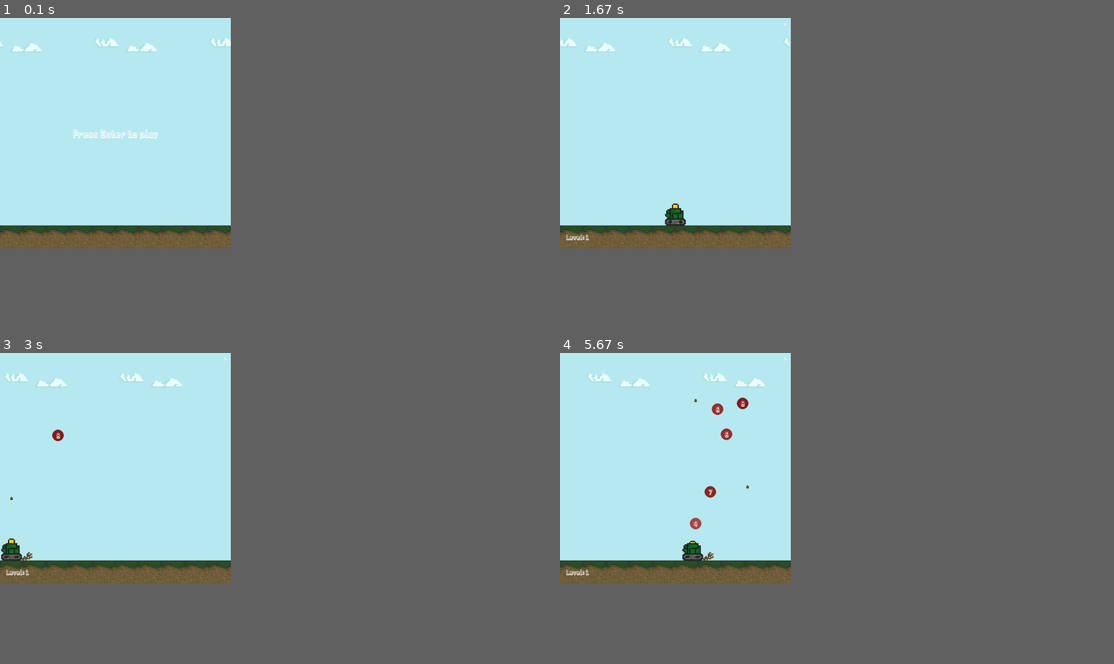
Above: before the commit, frames 1-4 (two rows, left to right).
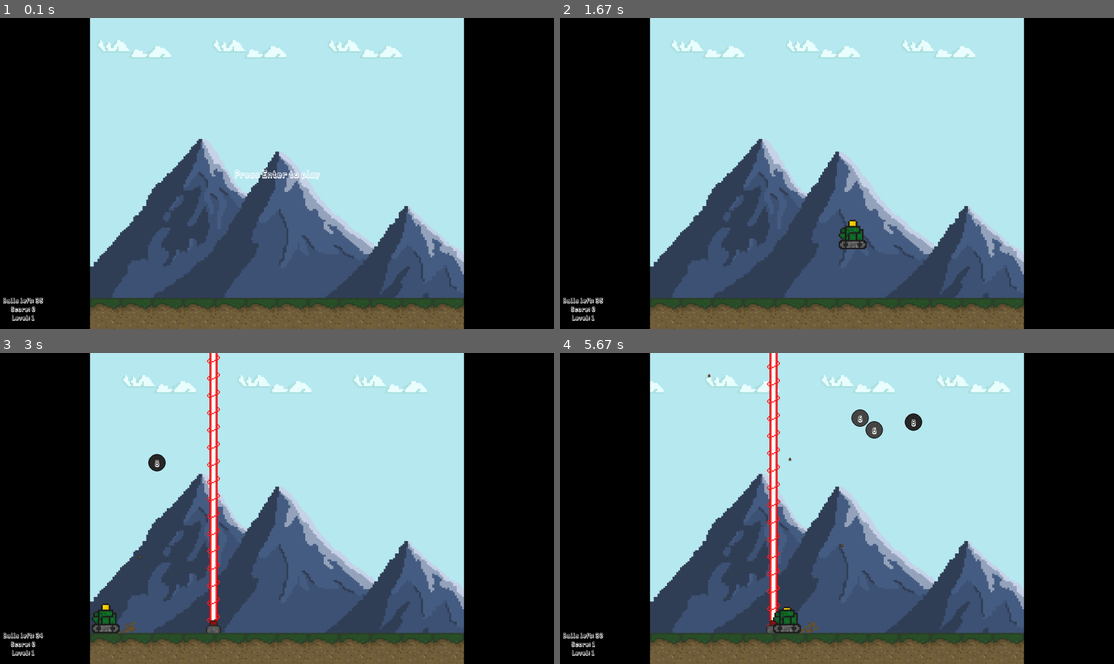
Above: after the commit, the same moments.

Repository: Dominik0409/Tank-game-using-pygame
Game: pygame game, started from tank.py
Same seed, same stepped clock (60 frames per second), same inputs: the game is played once before the commit and once after it.
Inputs:
- Up to frame 1 (0.1 s): no input
- Up to frame 2 (1.67 s): tap Enter at 0.33 s
- Up to frame 3 (3 s): hold Left 1.67-2.2 s; hold M 2.23-2.63 s; hold Left 2.23-2.63 s; hold Left from 2.67 s (still down); tap Space at 2.73 s
- Up to frame 4 (5.67 s): tap Space at 3.03, 3.17, 3.47, 3.83, 4.13, 4.33, 4.63, 4.83, 5.13, 5.33, 5.63 s; release Left at 3.07 s; hold Right 3.1-3.73 s; hold Left 3.77-4.23 s; hold Right 4.27-4.73 s; hold Right 4.77-5.23 s; hold Left from 5.27 s (still down)
In our replay, the window is 375x375 before the commit and 900x506 after it. These sizes can differ from the game's own. Grey fills any space a smaller window leaves; there, only what the larger window draws over its background counts as a difference.

The runs differ from the first frame. In frame 1, 61% of the frame differs, in the area x 0-100%, y 0-100%; in frame 2, 61%; in frame 3, 62%; in frame 4, 63%.

Commit message:
05.09.21.01

Diff:
--- a/tank.py
+++ b/tank.py
@@ -1,5 +1,21 @@
 import pygame
 import random
+class Destruction():
+    def __init__(self,game):
+        self.game = game
+        self.sheet = pygame.image.load('resources/destroy.png').convert_alpha()
+        self.explosions = []
+    def explosion_spawn(self,x,y):
+        self.explosions.append([1,x,y])
+    def draw(self):
+        i = 0
+        while i < len(self.explosions):
+            if self.explosions[i][0] < 15:
+                self.game.display.blit(self.sheet,(self.explosions[i][1]-45,self.explosions[i][2]-45),(0,self.explosions[i][0]*150,150,150))
+                self.explosions[i][0] += 1
+            else: self.explosions.pop(i)
+            i += 1
+
 class Shield_bonus():
     def __init__(self,game):
         self.game = game
@@ -14,14 +30,14 @@
     def update(self):
         for i in range(len(self.bonus_shield)):
             self.bonus_shield[i][2] += 1/60
-            if self.bonus_shield[i][0].bottom < 700:
+            if self.bonus_shield[i][0].bottom < self.game.H-108:
                 self.bonus_shield[i][0].y += (self.bonus_shield[i][1] + 9.8*self.bonus_shield[i][2])
             else:
-                self.bonus_shield[i][0].bottom = 700
+                self.bonus_shield[i][0].bottom = self.game.H-108
 
 
     def spawn(self,x,y):
-        self.bonus_shield.append([pygame.Rect(x,y,20,20),5,0])
+        self.bonus_shield.append([pygame.Rect(x,y,40,40),5,0])
 
 class Mine_bonus():
     def __init__(self,game):
@@ -37,14 +53,14 @@
     def update(self):
         for i in range(len(self.bonus_mine)):
             self.bonus_mine[i][2] += 1/60
-            if self.bonus_mine[i][0].bottom < 700:
+            if self.bonus_mine[i][0].bottom < self.game.H-108:
                 self.bonus_mine[i][0].y += (self.bonus_mine[i][1] + 9.8*self.bonus_mine[i][2])
             else:
-                self.bonus_mine[i][0].bottom = 700
+                self.bonus_mine[i][0].bottom = self.game.H-108
 
 
     def spawn(self,x,y):
-        self.bonus_mine.append([pygame.Rect(x,y,20,20),5,0])
+        self.bonus_mine.append([pygame.Rect(x,y,40,40),5,0])
 
 
 class Laser():
@@ -52,14 +68,21 @@
         self.game = game
         self.laser_png = pygame.image.load("resources/mine.png").convert_alpha()
         self.laser_png = pygame.transform.scale(self.laser_png,(60,60))
+        self.laser_beam = pygame.image.load("resources/laser.png").convert_alpha()
+        self.laser_beam = pygame.transform.scale(self.laser_beam,(60,900))
         self.laser = []
         self.cooldown = 0
+        self.frame = 0
 
     def draw(self):
         self.update()
         for i in self.laser:
-            pygame.draw.rect(self.game.display,'red',i[2])
+            for j in range(17):
+                if self.frame < 15:
+                    self.game.display.blit(self.laser_beam,(i[0].x,i[0].y-j*60),(0,0+self.frame*60,60,60))
             self.game.display.blit(self.laser_png,(i[0].x,i[0].y))
+        self.frame += 1
+        if self.frame == 15: self.frame = 0
 
     def update(self):
         self.spawn(self.game.can.tank.x,self.game.can.tank.y)
@@ -75,7 +98,7 @@
         if self.game.m == True and self.game.mines_left > 0 and self.cooldown == 0:
             self.cooldown = 60
             self.game.mines_left -= 1
-            self.laser.append([pygame.Rect(x,y,60,60),5,pygame.Rect(x+20,y-780,20,800)])
+            self.laser.append([pygame.Rect(x,y+48,60,60),5,pygame.Rect(x+20,0,20,self.game.H)])
 
 class Ball():
     def __init__(self,game):
@@ -88,16 +111,17 @@
     def draw(self):
         self.update()
         for i in self.ball:
-            r = i[4]*10
-            g = i[4]*10
-            b = i[4]*10
-            pygame.draw.circle(self.game.display,(210-r,110-g,110-b),(i[0].centerx,i[0].centery),20)
-            self.game.drawtext(20,self.game.font,str(i[4]),'white',i[0].centerx,i[0].centery)
+            r = i[4]*15
+            g = i[4]*15
+            b = i[4]*15
+            pygame.draw.circle(self.game.display,'black',(i[0].centerx,i[0].centery),30)
+            pygame.draw.circle(self.game.display,(160-r,160-g,160-b),(i[0].centerx,i[0].centery),28)
+            self.game.drawtext(25,self.game.font,str(i[4]),'white',i[0].centerx,i[0].centery)
     def update(self):
         for i in range(len(self.ball)):
-            if self.ball[i][0].right > 800: self.ball[i][2] *= -1
-            if self.ball[i][0].left < 0: self.ball[i][2] *= -1
-            if self.ball[i][0].bottom > 720:
+            if self.ball[i][0].right > self.game.W-312: self.ball[i][2] *= -1
+            if self.ball[i][0].left < 312: self.ball[i][2] *= -1
+            if self.ball[i][0].bottom > self.game.H-108:
                 self.ball[i][1] = 0
             self.ball[i][0].x += self.ball[i][2]
             yv = self.ball[i][3] -self.g*self.ball[i][1]
@@ -113,14 +137,18 @@
                         break
             i += 1
     def spawn(self,probability):
-        if random.randint(0,probability) == 1:
-            self.ball.append([pygame.Rect(random.randint(100,700),400,40,40),0,2,10,random.randint(3,10)])
+        if random.randint(0,probability) == 1 and self.game.balls_left > 0:
+            self.ball.append([pygame.Rect(random.randint(420,self.game.W-520),400,60,60),0,2,10,random.randint(3,10)])
+            self.game.balls_left -= 1
 
     def destroy(self,i):
         if random.randint(0,15) == 1:
             self.game.bonus_s.spawn(self.game.ball.ball[i][0].x, self.game.ball.ball[i][0].y)
         if random.randint(0,15) == 2:
             self.game.bonus_m.spawn(self.game.ball.ball[i][0].x, self.game.ball.ball[i][0].y)
+        x = self.ball[i][0].x
+        y = self.ball[i][0].y
+        self.game.des.explosion_spawn(x, y)
         self.ball.pop(i)
         self.game.score += 1
         self.game.sound('pop')
@@ -134,7 +162,7 @@
     def fire(self,x,y):
         if self.game.space:
             if self.cooldown == 1:
-                self.bullets_list.append(pygame.Rect(x,y,10,10))
+                self.bullets_list.append(pygame.Rect(x-4,y,10,10))
                 self.game.sound('shot')
                 self.cooldown = 6
             else: self.cooldown -= 1
@@ -146,6 +174,7 @@
             for j in range(len(self.game.ball.ball)):
                 if self.bullets_list[i].colliderect(self.game.ball.ball[j][0]):
                     self.bullets_list.pop(i)
+                    self.game.points += 1
                     if self.game.ball.ball[j][4] != 1: self.game.ball.ball[j][4] -= 1
                     elif self.game.ball.ball[j][4] == 1:
                         self.game.ball.destroy(j)
@@ -163,35 +192,35 @@
 
     def __init__(self,game):
         self.game = game
-        self.tank = pygame.Rect(360,-60,60,60)
-        self.shield_rect = self.tank.copy()
-        self.shield_rect.inflate_ip(100,100)
+        self.tank = pygame.Rect(self.game.W/2,-60,108,108)
+        self.shield_rect = pygame.Rect(self.game.W/2,-60,216,216)
+        self.tank_hitbox = pygame.Rect(self.game.W/2,-60,60,60)
         self.shield = False
         self.tank_png1 = pygame.image.load("resources/tank-1.png").convert_alpha()
-        self.tank_png1 = pygame.transform.scale(self.tank_png1,(80,80))
+        self.tank_png1 = pygame.transform.scale(self.tank_png1,(108,108))
         self.tank_png2 = pygame.image.load("resources/tank-2.png").convert_alpha()
-        self.tank_png2 = pygame.transform.scale(self.tank_png2,(80,80))
+        self.tank_png2 = pygame.transform.scale(self.tank_png2,(108,108))
         self.tank_png3 = pygame.image.load("resources/tank-3.png").convert_alpha()
-        self.tank_png3 = pygame.transform.scale(self.tank_png3,(80,80))
+        self.tank_png3 = pygame.transform.scale(self.tank_png3,(108,108))
         self.tank_png = [self.tank_png1,self.tank_png2,self.tank_png3]
         self.frame = 1
         self.move_left_1 = pygame.image.load("resources/move1.png").convert_alpha()
-        self.move_left_1 = pygame.transform.scale(self.move_left_1,(160,80))
+        self.move_left_1 = pygame.transform.scale(self.move_left_1,(216,108))
         self.move_left_2 = pygame.image.load("resources/move2.png").convert_alpha()
-        self.move_left_2 = pygame.transform.scale(self.move_left_2,(160,80))
+        self.move_left_2 = pygame.transform.scale(self.move_left_2,(216,108))
         self.move_left_3 = pygame.image.load("resources/move3.png").convert_alpha()
-        self.move_left_3 = pygame.transform.scale(self.move_left_3,(160,80))
+        self.move_left_3 = pygame.transform.scale(self.move_left_3,(216,108))
         self.move_left_4 = pygame.image.load("resources/move4.png").convert_alpha()
-        self.move_left_4 = pygame.transform.scale(self.move_left_4,(160,80))
+        self.move_left_4 = pygame.transform.scale(self.move_left_4,(216,108))
         self.move_left_5 = pygame.image.load("resources/move5.png").convert_alpha()
-        self.move_left_5 = pygame.transform.scale(self.move_left_5,(160,80))
+        self.move_left_5 = pygame.transform.scale(self.move_left_5,(216,108))
         self.move_left_6 = pygame.image.load("resources/move6.png").convert_alpha()
-        self.move_left_6 = pygame.transform.scale(self.move_left_6,(160,80))
+        self.move_left_6 = pygame.transform.scale(self.move_left_6,(216,108))
         self.move_left = [self.move_left_1,self.move_left_2,self.move_left_3,self.move_left_4,self.move_left_5,self.move_left_6]
         self.frame_move_left = 0
         self.frame_move_right = 0
         self.shield_png = pygame.image.load("resources/shield.png").convert_alpha()
-        self.shield_png = pygame.transform.scale(self.shield_png,(160,160))
+        self.shield_png = pygame.transform.scale(self.shield_png,(216,216))
         self.shield_time = 0
 
     def update(self):
@@ -199,31 +228,32 @@
             self.tank.x -= 10
         if self.game.right:
             self.tank.x += 10
-        if self.tank.right > 800:
-            self.tank.right = 800
-        if self.tank.left < 0:
-            self.tank.left = 0
+        if self.tank.right > self.game.W-312:
+            self.tank.right = self.game.W-312
+        if self.tank.left < 312:
+            self.tank.left = 312
         self.shield_rect.midbottom = self.tank.midbottom
+        self.tank_hitbox.midbottom = self.tank.midbottom
 
     def animation(self):
         if self.game.space:
-            self.game.display.blit(self.tank_png[self.frame], (self.tank.x,self.tank.y-16))
+            self.game.display.blit(self.tank_png[self.frame], (self.tank.x,self.tank.y))
             self.frame += 1
             if self.frame == 3: self.frame = 0
         else:
-            self.game.display.blit(self.tank_png[0], (self.tank.x,self.tank.y-16))
+            self.game.display.blit(self.tank_png[0], (self.tank.x,self.tank.y))
         if self.shield:
-            self.game.display.blit(self.shield_png, (self.tank.x-40,self.tank.y-96))
+            self.game.display.blit(self.shield_png, (self.shield_rect.x,self.shield_rect.y))
 
     def animation_move_left(self):
         if self.game.left:
-            self.game.display.blit(self.move_left[int(self.frame_move_left/2)], (self.tank.x,self.tank.y-16))
+            self.game.display.blit(self.move_left[int(self.frame_move_left/2)], (self.tank.x,self.tank.y+6))
             self.frame_move_left += 0.5
             if self.frame_move_left == 11: self.frame_move_left = 0
 
     def animation_move_right(self):
         if self.game.right:
-            self.game.display.blit(pygame.transform.flip(self.move_left[int(self.frame_move_right/2)],True,False), (self.tank.x-80,self.tank.y-16))
+            self.game.display.blit(pygame.transform.flip(self.move_left[int(self.frame_move_right/2)],True,False), (self.tank.x-108,self.tank.y+6))
             self.frame_move_right += 0.5
             if self.frame_move_right == 11: self.frame_move_right = 0
 
@@ -239,8 +269,9 @@
     def __init__(self):
         pygame.init()
         pygame.mixer.init()
+        self.W, self.H = 1920,1080
         self.clock = pygame.time.Clock()
-        self.display = pygame.display.set_mode((800,800))
+        self.display = pygame.display.set_mode((self.W,self.H))
         self.running = True
         self.pause = True
         self.startup = True
@@ -250,19 +281,25 @@
         self.bonus_s = Shield_bonus(self)
         self.bonus_m = Mine_bonus(self)
         self.laser = Laser(self)
+        self.des = Destruction(self)
         self.score = 0
         self.score_max = 30
-        self.mines_left = 0
+        self.points = 0
+        self.mines_left = 2
         self.level = 1
+        self.balls_left = 35
         self.current_state = 'Press Enter to play'
         self.grass1_png = pygame.image.load("resources/grass1.png").convert_alpha()
-        self.grass1_png = pygame.transform.scale(self.grass1_png,(80,80))
+        self.grass1_png = pygame.transform.scale(self.grass1_png,(108,108))
         self.cloud_1_png = pygame.image.load("resources/cloud1.png").convert_alpha()
-        self.cloud_1_png = pygame.transform.scale(self.cloud_1_png,(160,80))
+        self.cloud_1_png = pygame.transform.scale(self.cloud_1_png,(216,108))
         self.cloud_2_png = pygame.image.load("resources/cloud2.png").convert_alpha()
-        self.cloud_2_png = pygame.transform.scale(self.cloud_2_png,(160,80))
+        self.cloud_2_png = pygame.transform.scale(self.cloud_2_png,(216,108))
         self.bg_png = pygame.image.load("resources/bg.png").convert_alpha()
-        self.bg_png = pygame.transform.scale(self.bg_png,(800,800))
+        self.bg_png = pygame.transform.scale(self.bg_png,(self.W-2*312,self.H))
+        self.tank_exp = pygame.image.load("resources/tank_exp.png").convert_alpha()
+        self.tank_exp = pygame.transform.scale(self.tank_exp,(324,3240))
+        self.tank_frame = 15
         self.cloudx = -100
         self.font = "resources/Font1.ttf"
         self.shot = pygame.mixer.Sound("resources/shot.mp3")
@@ -277,23 +314,21 @@
             self.can.shield = False
             self.shield_time = 0
         self.can.update()
-        self.bul.fire(self.can.tank.centerx+5,self.can.tank.y)
+        self.bul.fire(self.can.tank.centerx,self.can.tank.y)
         self.bg()
         self.draw_clouds()
-        pygame.draw.rect(self.display,'red',pygame.Rect(0,0,800*(self.score/self.score_max),20))
-        self.drawtext(10,self.font,f'{self.mines_left}','white',780,20)
         self.bonus_s.draw()
         self.bonus_m.draw()
         self.ball.draw()
         self.laser.draw()
-        for i in range(10):
-            self.display.blit(self.grass1_png, (i*80,720))
-        self.drawtext(20,self.font,f'Level: {self.level}','white',60,760)
+        self.draw_grass()
         self.bul.animate_bullets()
         self.can.animation()
         self.can.animation_move_left()
         self.can.animation_move_right()
         self.can.engine_sound()
+        self.des.draw()
+        self.draw_bars()
         self.ball.spawn(100-self.level*7)
         self.collision()
         self.isover()
@@ -302,13 +337,14 @@
         self.bg()
         self.draw_clouds()
         self.ball.draw()
-        for i in range(10):
-            self.display.blit(self.grass1_png, (i*80,720))
-        self.drawtext(30,self.font,self.current_state,'white',400,400)
+        self.draw_grass()
+        self.tank_des(self.can.tank.x-108, self.can.tank.y-108)
+        self.drawtext(30,self.font,self.current_state,'white',self.W/2,self.H/2)
+        self.draw_bars()
 
     def start_animation(self):
         t = 0
-        while self.can.tank.bottom < 720:
+        while self.can.tank.bottom < self.H-108:
             self.bg()
             self.draw_clouds()
             self.can.update()
@@ -317,14 +353,14 @@
             self.bonus_m.draw()
             self.ball.draw()
             self.laser.draw()
-            for i in range(10):
-                self.display.blit(self.grass1_png, (i*80,720))
+            self.draw_grass()
             self.collision()
             self.can.tank.y += 15*t
+            self.draw_bars()
             t += 1/60
             pygame.display.flip()
             self.clock.tick(60)
-        self.can.tank.bottom = 720
+        self.can.tank.bottom = self.H-108
         self.startup = False
 
 
@@ -338,7 +374,20 @@
         self.display.blit(self.cloud_2_png,(int(self.cloudx)+500,60))
         self.display.blit(self.cloud_1_png,(int(self.cloudx)+800,50))
         self.display.blit(self.cloud_2_png,(int(self.cloudx)+900,60))
-        if self.cloudx == 300: self.cloudx = -100
+        self.display.blit(self.cloud_1_png,(int(self.cloudx)+1200,50))
+        self.display.blit(self.cloud_2_png,(int(self.cloudx)+1300,60))
+        if self.cloudx == 1000: self.cloudx = -100
+
+    def draw_grass(self):
+        for i in range(12):
+            self.display.blit(self.grass1_png, (312+i*108,self.H-108))
+
+    def draw_bars(self):
+        pygame.draw.rect(self.display,'black',(0,0,312,1080))
+        pygame.draw.rect(self.display,'black',(1608,0,312,1080))
+        self.drawtext(20,self.font,f'Level: {self.level}','white',80,self.H-40)
+        self.drawtext(20,self.font,f'Score: {self.points}','white',80,self.H-70)
+        self.drawtext(20,self.font,f'Balls left: {self.balls_left}','white',80,self.H-100)
 
     def sound(self, sound):
         if sound == 'shot':
@@ -348,11 +397,18 @@
 
     def bg(self):
         self.display.fill((184,234,242))
-        # self.display.blit(self.bg_png,(0,150))
+        self.display.blit(self.bg_png,(312,150))
+
+    def tank_des(self,x,y):
+        if self.tank_frame < 14:
+            self.display.blit(self.tank_exp,(x,y),(0,0+self.tank_frame*216,324,216))
+            self.tank_frame += 1
+        if self.tank_frame == 14:
+            self.display.blit(self.tank_exp,(x,y),(0,0+self.tank_frame*216,324,216))
 
     def collision(self):
         for i in range(len(self.ball.ball)):
-            if self.ball.ball[i][0].colliderect(self.can.tank):
+            if self.ball.ball[i][0].colliderect(self.can.tank_hitbox):
                 self.gameover()
         if self.can.shield:
             for i in range(len(self.ball.ball)):
@@ -375,7 +431,7 @@
     def isover(self):
         if self.score == self.score_max and self.level == 10:
             self.gameover()
-        elif self.score == self.score_max:
+        elif self.balls_left == 0 and len(self.ball.ball) == 0:
             self.nextlevel()
 
 
@@ -384,23 +440,24 @@
         self.current_state = 'Game Over'
         self.level = 1
         self.startup = True
+        self.reset()
 
     def nextlevel(self):
         self.pause = True
         self.current_state = 'Press Enter for the next level'
         self.level += 1
         self.startup = True
+        self.reset()
 
     def reset(self):
-        self.can = Cannon(self)
         self.bul = Bullets(self)
-        self.ball = Ball(self)
         self.bonus_s = Shield_bonus(self)
         self.bonus_m = Mine_bonus(self)
         self.laser = Laser(self)
+        self.balls_left = 30 + 5*self.level
         self.left, self.right, self.space, self.m = False,False,False,False
-        self.pause = False
         self.score = 0
+        self.tank_frame = 0
 
     def drawtext(self,size,font,text,color,x,y):
         fontwsize = pygame.font.Font(font,size)
@@ -433,6 +490,8 @@
                                 self.space = True
                             if event.key == pygame.K_m:
                                 self.m = True
+                            if event.key == pygame.K_ESCAPE:
+                                pygame.quit()
                         if event.type == pygame.KEYUP:
                             if event.key == pygame.K_RIGHT:
                                 self.right = False
@@ -451,7 +510,9 @@
                         pygame.quit()
                     if event.type == pygame.KEYDOWN:
                         if event.key == pygame.K_RETURN:
-                            self.reset()
+                            self.pause = False
+                            self.ball = Ball(self)
+                            self.can = Cannon(self)
                 self.loop_dead()
                 pygame.display.flip()
                 self.clock.tick(60)
Binary file added: resources/destroy.png
Binary file added: resources/laser.png
Binary file changed: resources/shield.png
Binary file changed: resources/tank-1.png
Binary file changed: resources/tank-2.png
Binary file changed: resources/tank-3.png
Binary file added: resources/tank_exp.png
